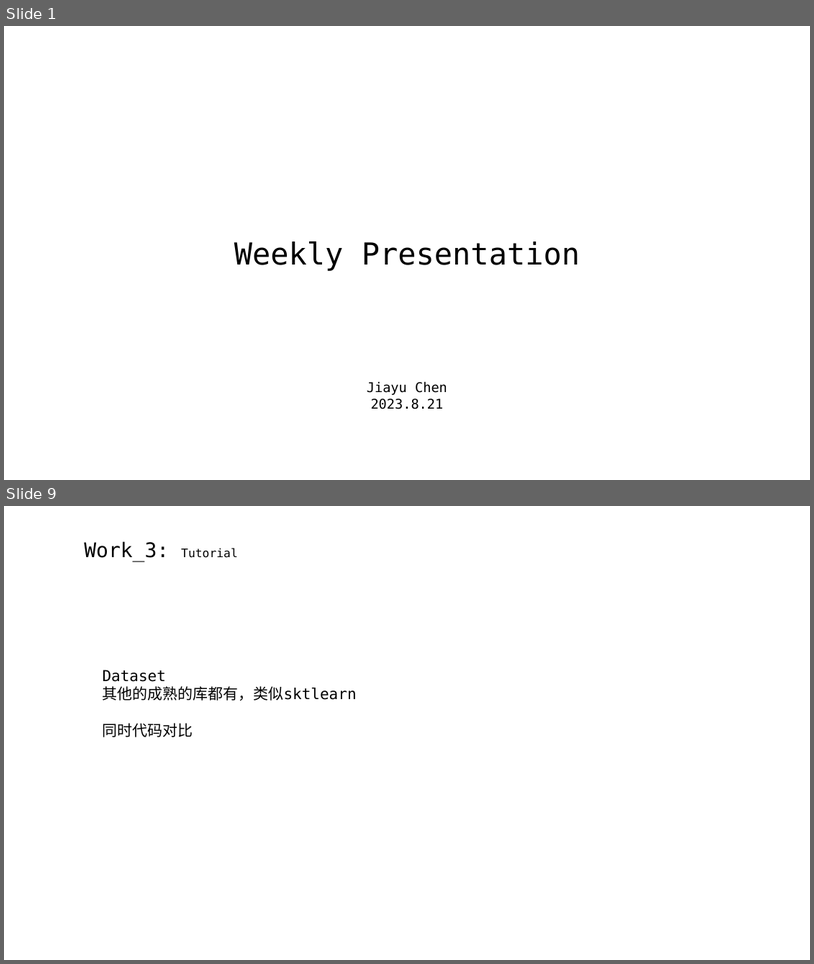
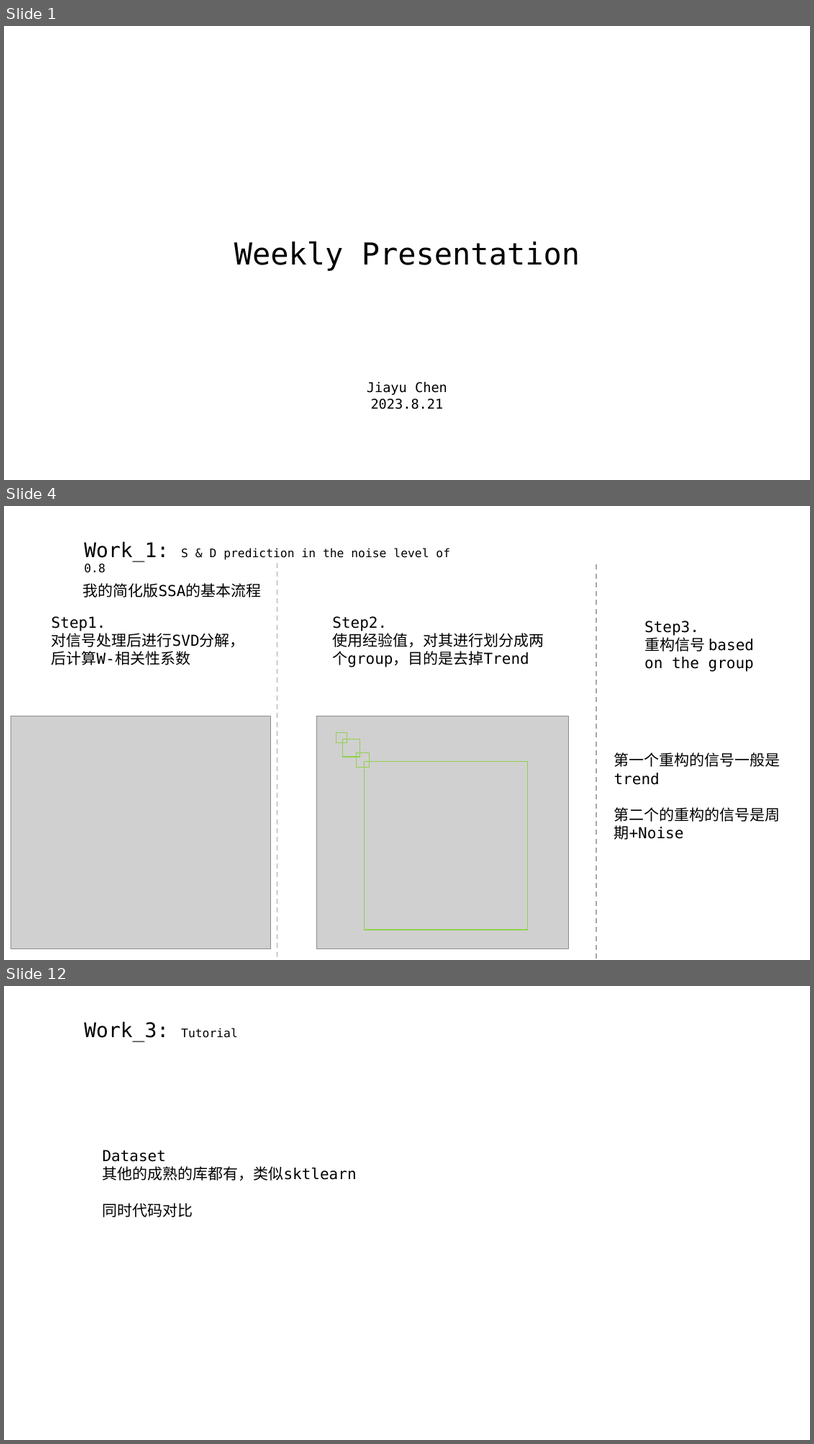
Before and after one commit to A-Big-Tortoise/Presentation, a slide deck: Presentation_828_JiayuChen.pptx. Shown one above the other, each under a label of ours: slides 1 and 9 before the commit, slides 1, 4 and 12 after it; the slides between them are not shown. The pictures are 814x964 and 814x1444 pixels, drawn with LibreOffice and Linux fonts; fonts in the diff are those of the drawing; grey boxes stand for pictures. Boxes give left, top, right and bottom in pixels: in the first picture for what was removed or moved away, otherwise in the second. Text is boxed around its words. In the diff, an @@ line names an element or a change of style, - is before the commit and + after.

```diff
--- a/Presentation_828_JiayuChen.pptx
+++ b/Presentation_828_JiayuChen.pptx
@@ slide 4 added at [4, 506, 810, 960], background #FFFFFF @@
@@ text added at [84, 541, 450, 573], 14 pt, text #000000 @@
+Work_1: S & D prediction in the noise level of 0.8
@@ line added from (278, 563) to (278, 959), #A6A6A6 1.5 pt dashed @@
@@ line added from (597, 565) to (597, 960), #A6A6A6 1.5 pt dashed @@
@@ text added at [83, 583, 262, 597], 18 pt, text #000000 @@
+我的简化版SSA的基本流程
@@ text added at [52, 616, 245, 665], 18 pt, text #000000 @@
+Step1.
+对信号处理后进行SVD分解，后计算W-相关性系数
@@ text added at [332, 616, 544, 667], 18 pt, text #000000 @@
+Step2.
+使用经验值，对其进行划分成两个group，目的是去掉Trend
@@ text added at [645, 620, 754, 672], 18 pt, text #000000 @@
+Step3.
+重构信号 based on the group
@@ picture added at [10, 716, 270, 948] @@
@@ group added at [316, 716, 568, 948]: 4 rectangles, 1 picture @@
@@ text added at [615, 752, 781, 839], 18 pt, text #000000 @@
+第一个重构的信号一般是trend
+第二个的重构的信号是周期+Noise
@@ what was slide 9 is now slide 12 @@
```
Also in this commit, not shown: 6 slides changed, 3 other slides added, 2 slides removed.
